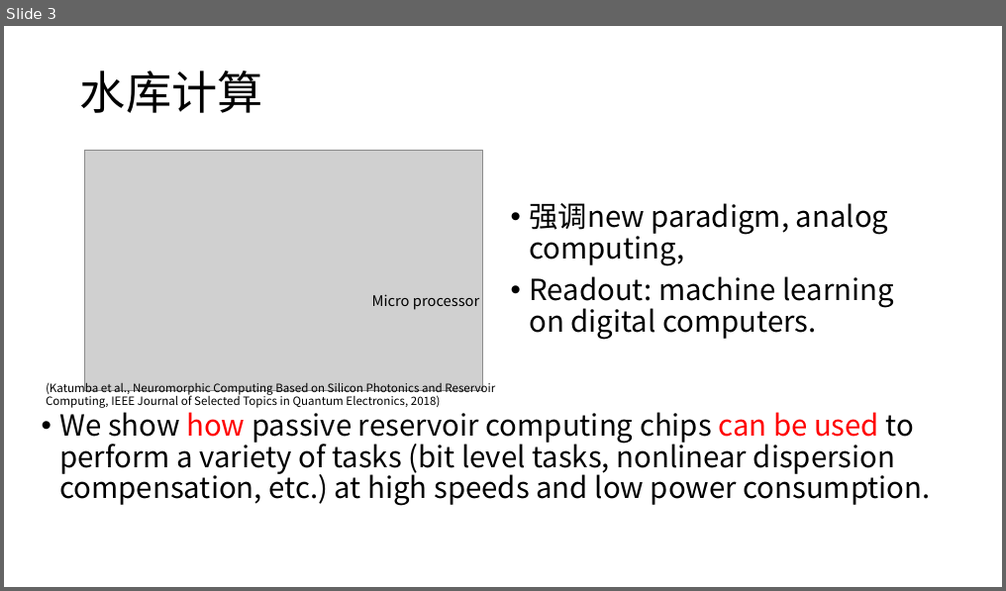
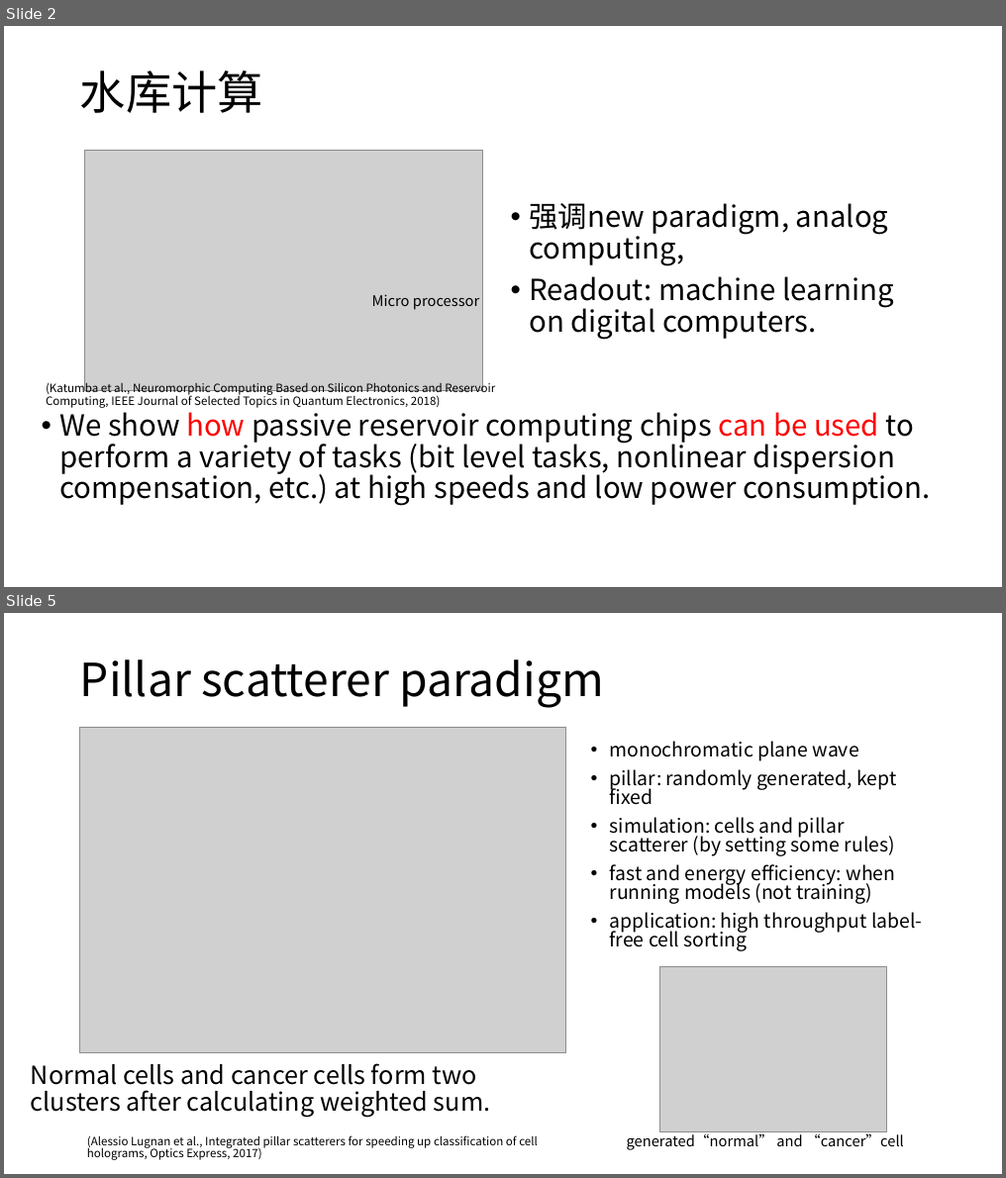
Before and after one commit to lucaschang95/DiscussionWithLin, a slide deck: Workspace0828/20190828-Summary, learning time for DP.pptx. Shown one above the other, each under a label of ours: slide 3 before the commit, slides 2 and 5 after it; the slides between them are not shown. The pictures are 1006x591 and 1006x1178 pixels, drawn with LibreOffice and Linux fonts; fonts in the diff are those of the drawing; grey boxes stand for pictures. Boxes give left, top, right and bottom in pixels: in the first picture for what was removed or moved away, otherwise in the second. Text is boxed around its words. In the diff, an @@ line names an element or a change of style, - is before the commit and + after.

```diff
--- a/Workspace0828/20190828-Summary, learning time for DP.pptx
+++ b/Workspace0828/20190828-Summary, learning time for DP.pptx
@@ slide 5 added at (4,613,1002,1174), background #FFFFFF @@
@@ title added at (80,660,604,708), 44 pt, text #000000 @@
+Pillar scatterer paradigm
@@ picture added at (79,727,566,1053) @@
@@ text added at (610,741,922,952), 18.5 pt, text #000000 @@
+• monochromatic plane wave
+• pillar: randomly generated, kept fixed
+• simulation: cells and pillar scatterer (by setting some rules)
+• fast and energy efficiency: when running models (not training)
+• application: high throughput label-free cell sorting
@@ picture added at (659,967,887,1132) @@
@@ text added at (31,1063,490,1118), 24 pt, text #000000 @@
+Normal cells and cancer cells form two clusters after calculating weighted sum.
@@ text added at (87,1136,538,1160), 11 pt, text #000000 @@
+(Alessio Lugnan et al., Integrated pillar scatterers for speeding up classification of cell holograms, Optics Express, 2017)
@@ text added at (627,1132,904,1151), 14 pt, text #000000 @@
+generated“normal” and “cancer”cell
@@ what was slide 3 is now slide 2 @@
```
Also in this commit, not shown: 4 other slides added, 1 slide removed.
